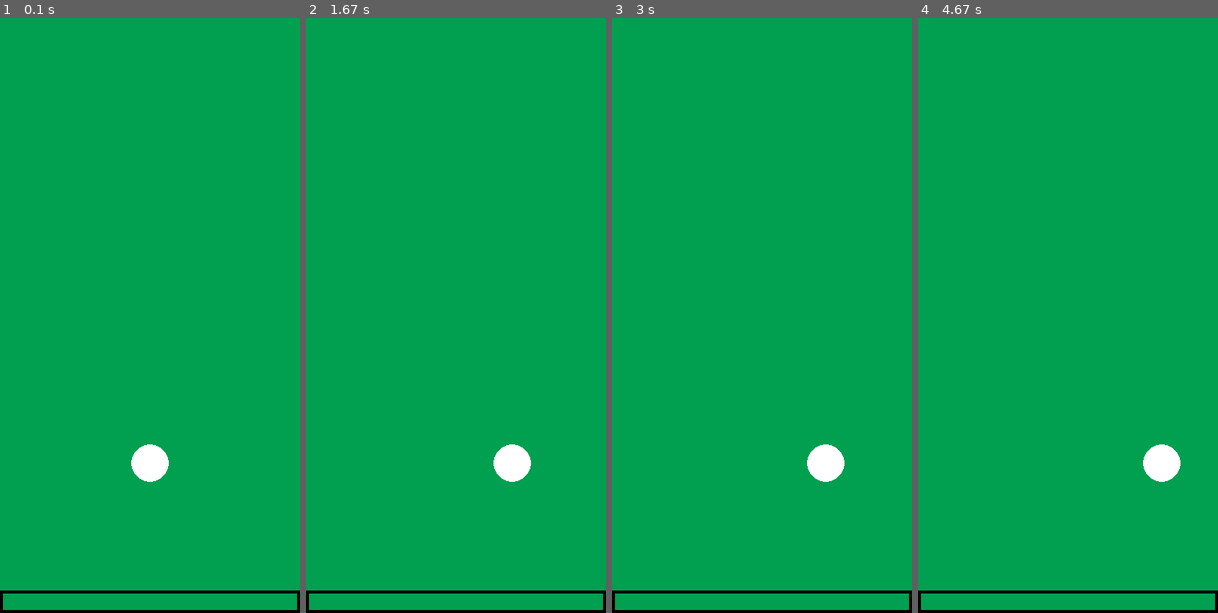
Above: before the commit, frames 1-4 (left to right).
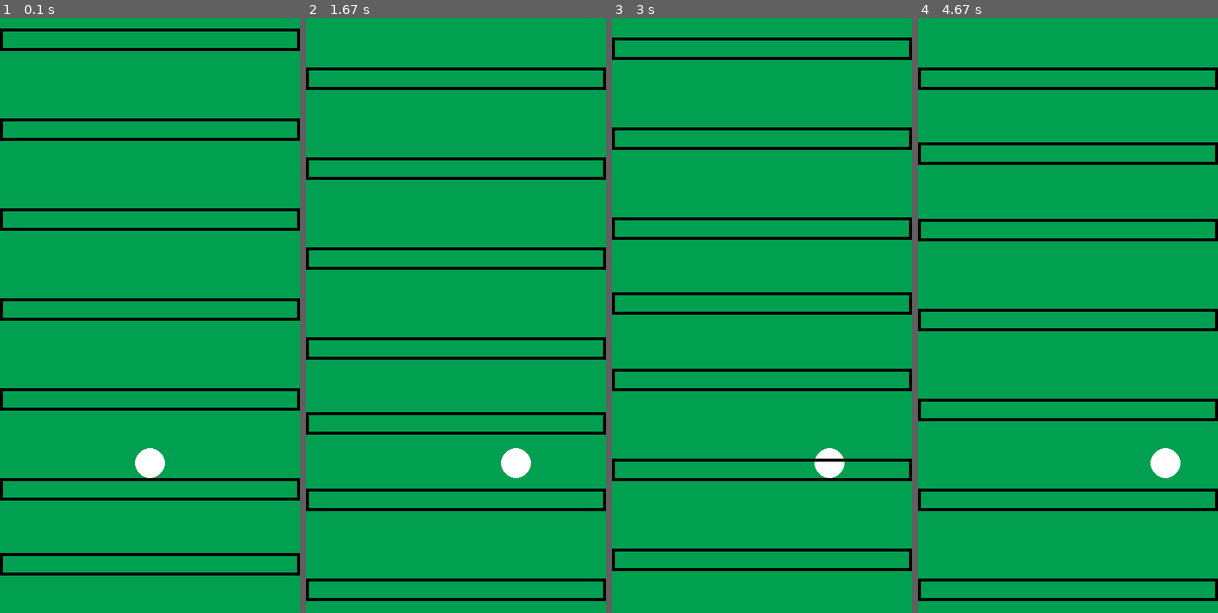
Above: after the commit, the same moments.

Repository: TheGoldKay/pygame-projects
Game: pygame game, started from falling_ball/main.py
The game is run twice, just before and just after one commit, with the same random seed, the same clock (stepped at 60 frames per second) and the same inputs.
Inputs:
- Up to frame 1 (0.1 s): no input
- Up to frame 2 (1.67 s): hold Right 0.33-0.8 s; hold Right 0.83-1.3 s; hold Left from 1.33 s (still down)
- Up to frame 3 (3 s): release Left at 1.87 s; hold Left 1.9-2.3 s; hold Right 2.33-2.97 s
- Up to frame 4 (4.67 s): hold Left 3-3.47 s; hold Right 3.5-3.97 s; hold Right 4-4.47 s; hold Left from 4.5 s (still down)

The runs differ from the first frame. In frame 1, 8.7% of the frame differs, in the area x 0-100%, y 1-100%; in frame 2, 8.7%; in frame 3, 8.7%; in frame 4, 8.7%.

Commit message:
bars movement

Diff:
--- a/falling_ball/main.py
+++ b/falling_ball/main.py
@@ -13,22 +13,26 @@
 WIN_HEIGHT = 800
 BG_COLOR = (0, 160, 80)
 
-CIRCLE_RADIUS = 25
+CIRCLE_RADIUS = 20
 CIRCLE_CX = WIN_WIDTH / 2
 CIRCLE_CY = (WIN_HEIGHT / 2) + (WIN_HEIGHT / 4)
 CIRCLE_COLOR = (200, 200, 200)
 CIRCLE_SPEED = 5
 
 BAR_HEIGHT = 30
+BAR_SPEED = 2
 
 def makeCircle(r, cx, cy):
   circle = pg.Rect(0, 0, r * 2, r * 2)
   circle.center = cx, cy
   return circle
 
-def makeBar(bars):
-  rect = pg.Rect(0, WIN_HEIGHT - BAR_HEIGHT, WIN_WIDTH, BAR_HEIGHT)
-  bars.append(rect)
+def makeBars():
+  bars = []
+  for y in range(BAR_HEIGHT, WIN_HEIGHT - BAR_HEIGHT, BAR_HEIGHT * 4):
+    rect = pg.Rect(0, y, WIN_WIDTH, BAR_HEIGHT)
+    bars.append(rect)
+  bars[-1].y -= 20
   return bars
 
 def drawBars(win, bars):
@@ -54,6 +58,14 @@
     circle.x = WIN_WIDTH - CIRCLE_RADIUS * 2
   return circle
 
+def moveBars(bars):
+  for i, bar in enumerate(bars):
+    bar.y -= BAR_SPEED
+    if bar.y < 0:
+      bar.y = WIN_HEIGHT
+    bars[i] = bar
+  return bars
+
 def main():
   clock = pg.time.Clock()
   circle = makeCircle(CIRCLE_RADIUS, CIRCLE_CX, CIRCLE_CY)
@@ -62,8 +74,7 @@
   RIGHT = False
   LEFT = False
   run = True
-  bars = []
-  bars = makeBar(bars)
+  bars = makeBars()
   while run:
     clock.tick(FPS)
     for event in pg.event.get():
@@ -80,6 +91,7 @@
         LEFT = False
         RIGHT = False
     circle = moveCircle(circle, LEFT, RIGHT)
+    bars = moveBars(bars)
     drawDisplay(screen, circle, bars)
   pg.quit()
   sys.exit()
